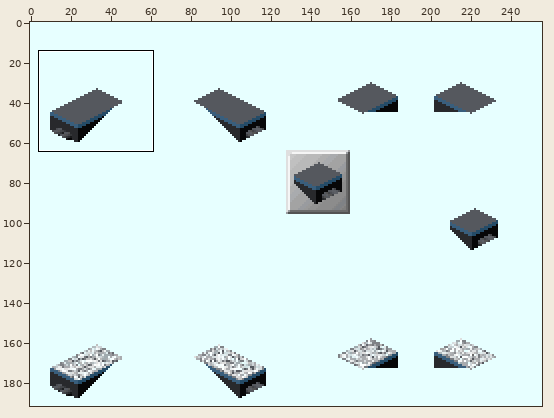
Sprite sheet: pak64.scifi_Quellen/way/power/stromtunnel.png. The first picture is a wide view before the edit; the outline marks the close-up.
Close-up. First the earlier version:
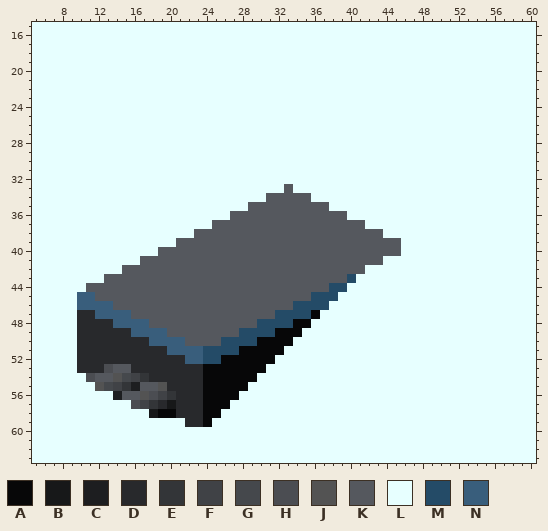
The file is 256x192 pixels. Colours within 5 levels of each other are drawn and written as one. Shown: x 5..60, y 15..63. The commit also changed other parts of the picture, which this record leaves out.
Palette (. is transparent): A #070708  B #171819  C #1d1e20  D #28292c  E #333538  F #404246  G #45484c  H #4b4d52  J #535353  K #55585e  L #e7ffff  M #244b67  N #395e7c
Pixels before (only the part around the change), first column x 5:
18 LLLLLLLLLLLLLLLLLLLLLLLLLLLLLLLLLLLLLLLLLLLLLLLLLLLLLLLL
19 LLLLLLLLLLLLLLLLLLLLLLLLLLLLLLLLLLLLLLLLLLLLLLLLLLLLLLLL
20 LLLLLLLLLLLLLLLLLLLLLLLLLLLLLLLLLLLLLLLLLLLLLLLLLLLLLLLL
21 LLLLLLLLLLLLLLLLLLLLLLLLLLLLLLLLLLLLLLLLLLLLLLLLLLLLLLLL
22 LLLLLLLLLLLLLLLLLLLLLLLLLLLLLLLLLLLLLLLLLLLLLLLLLLLLLLLL
23 LLLLLLLLLLLLLLLLLLLLLLLLLLLLLLLLLLLLLLLLLLLLLLLLLLLLLLLL
24 LLLLLLLLLLLLLLLLLLLLLLLLLLLLLLLLLLLLLLLLLLLLLLLLLLLLLLLL
25 LLLLLLLLLLLLLLLLLLLLLLLLLLLLLLLLLLLLLLLLLLLLLLLLLLLLLLLL
26 LLLLLLLLLLLLLLLLLLLLLLLLLLLLLLLLLLLLLLLLLLLLLLLLLLLLLLLL
27 LLLLLLLLLLLLLLLLLLLLLLLLLLLLLLLLLLLLLLLLLLLLLLLLLLLLLLLL
28 LLLLLLLLLLLLLLLLLLLLLLLLLLLLLLLLLLLLLLLLLLLLLLLLLLLLLLLL
29 LLLLLLLLLLLLLLLLLLLLLLLLLLLLLLLLLLLLLLLLLLLLLLLLLLLLLLLL
30 LLLLLLLLLLLLLLLLLLLLLLLLLLLLLLLLLLLLLLLLLLLLLLLLLLLLLLLL
31 LLLLLLLLLLLLLLLLLLLLLLLLLLLLLLLLLLLLLLLLLLLLLLLLLLLLLLLL
32 LLLLLLLLLLLLLLLLLLLLLLLLLLLLLLLLLLLLLLLLLLLLLLLLLLLLLLLL
33 LLLLLLLLLLLLLLLLLLLLLLLLLLLLKLLLLLLLLLLLLLLLLLLLLLLLLLLL
34 LLLLLLLLLLLLLLLLLLLLLLLLLLKKKKKLLLLLLLLLLLLLLLLLLLLLLLLL
35 LLLLLLLLLLLLLLLLLLLLLLLLKKKKKKKKKLLLLLLLLLLLLLLLLLLLLLLL
36 LLLLLLLLLLLLLLLLLLLLLLKKKKKKKKKKKKKLLLLLLLLLLLLLLLLLLLLL
37 LLLLLLLLLLLLLLLLLLLLKKKKKKKKKKKKKKKKKLLLLLLLLLLLLLLLLLLL
38 LLLLLLLLLLLLLLLLLLKKKKKKKKKKKKKKKKKKKKKLLLLLLLLLLLLLLLLL
39 LLLLLLLLLLLLLLLLKKKKKKKKKKKKKKKKKKKKKKKKKLLLLLLLLLLLLLLL
40 LLLLLLLLLLLLLLKKKKKKKKKKKKKKKKKKKKKKKKKKKLLLLLLLLLLLLLLL
41 LLLLLLLLLLLLKKKKKKKKKKKKKKKKKKKKKKKKKKKLLLLLLLLLLLLLLLLL
42 LLLLLLLLLLKKKKKKKKKKKKKKKKKKKKKKKKKKKLLLLLLLLLLLLLLLLLLL
43 LLLLLLLLKKKKKKKKKKKKKKKKKKKKKKKKKKKMLLLLLLLLLLLLLLLLLLLL
44 LLLLLLKKKKKKKKKKKKKKKKKKKKKKKKKKKMMLLLLLLLLLLLLLLLLLLLLL
45 LLLLLNNKKKKKKKKKKKKKKKKKKKKKKKKMMMLLLLLLLLLLLLLLLLLLLLLL
46 LLLLLNNNNKKKKKKKKKKKKKKKKKKKKMMMMLLLLLLLLLLLLLLLLLLLLLLL
47 LLLLLDDNNNNKKKKKKKKKKKKKKKKMMMMALLLLLLLLLLLLLLLLLLLLLLLL
48 LLLLLDDDDNNNNKKKKKKKKKKKKMMMMAALLLLLLLLLLLLLLLLLLLLLLLLL
49 LLLLLDDDDDDNNNNKKKKKKKKMMMMAAALLLLLLLLLLLLLLLLLLLLLLLLLL
50 LLLLLDDDDDDDDNNNNKKKKMMMMAAAALLLLLLLLLLLLLLLLLLLLLLLLLLL
51 LLLLLDDDDDDDDDDNNNNMMMMAAAAALLLLLLLLLLLLLLLLLLLLLLLLLLLL
52 LLLLLDDDDDDDDDDDDNNMMAAAAAALLLLLLLLLLLLLLLLLLLLLLLLLLLLL
53 LLLLLDDDHKKDDDDDDDDAAAAAAALLLLLLLLLLLLLLLLLLLLLLLLLLLLLL
54 LLLLLLHKKJGFEDDDDDDAAAAAALLLLLLLLLLLLLLLLLLLLLLLLLLLLLLL
55 LLLLLLLJGFECKKJDDDDAAAAALLLLLLLLLLLLLLLLLLLLLLLLLLLLLLLL
56 LLLLLLLLLCKKJHFEDDDAAAALLLLLLLLLLLLLLLLLLLLLLLLLLLLLLLLL
57 LLLLLLLLLLLHFEDBDDDAAALLLLLLLLLLLLLLLLLLLLLLLLLLLLLLLLLL
58 LLLLLLLLLLLLLBAADDDAALLLLLLLLLLLLLLLLLLLLLLLLLLLLLLLLLLL
59 LLLLLLLLLLLLLLLLLDDALLLLLLLLLLLLLLLLLLLLLLLLLLLLLLLLLLLL
60 LLLLLLLLLLLLLLLLLLLLLLLLLLLLLLLLLLLLLLLLLLLLLLLLLLLLLLLL
61 LLLLLLLLLLLLLLLLLLLLLLLLLLLLLLLLLLLLLLLLLLLLLLLLLLLLLLLL
62 LLLLLLLLLLLLLLLLLLLLLLLLLLLLLLLLLLLLLLLLLLLLLLLLLLLLLLLL
63 LLLLLLLLLLLLLLLLLLLLLLLLLLLLLLLLLLLLLLLLLLLLLLLLLLLLLLLL
The result:
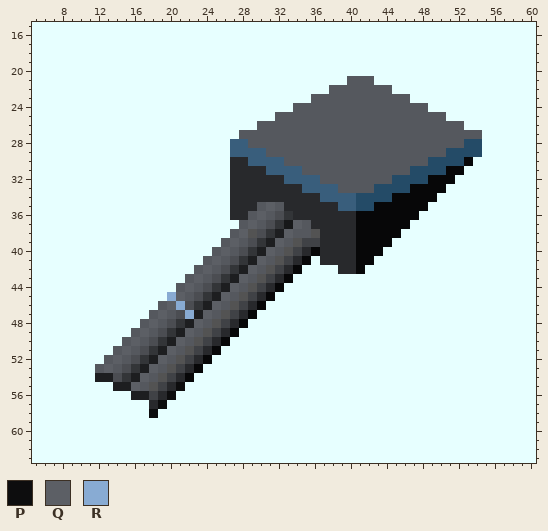
Colours new in this view: P #0d0d0e  Q #5c5f65  R #88abd3
Edits made:
Changed rows in their new state; - is an unchanged pixel.
first column x 10:
21 ------------------------------KKK------------
22 ----------------------------KKKKKKK----------
23 --------------------------KKKKKKKKKKK--------
24 ------------------------KKKKKKKKKKKKKKK------
25 ----------------------KKKKKKKKKKKKKKKKKKK----
26 --------------------KKKKKKKKKKKKKKKKKKKKKKK--
27 ------------------KKKKKKKKKKKKKKKKKKKKKKKKKKK
28 -----------------NNKKKKKKKKKKKKKKKKKKKKKKKKMM
29 -----------------NNNNKKKKKKKKKKKKKKKKKKKKMMMM
30 -----------------DDNNNNKKKKKKKKKKKKKKKKMMMMA-
31 -----------------DDDDNNNNKKKKKKKKKKKKMMMMAA--
32 -----------------DDDDDDNNNNKKKKKKKKMMMMAAA---
33 -----------------DDDDDDDDNNNNKKKKMMMMAAAA----
34 -----------------DDDDDDDDDDNNNNMMMMAAAAA-----
35 -----------------DDD-Q-DDDDDDNNMMAAAAAA------
36 -----------------DD-Q-HEDDDDDDDAAAAAAA-------
37 ---------------LLL-Q-HEBQ-DDDDDAAAAAA--------
38 -------------LLLL-QJHECQ--JDDDDAAAAA---------
39 -----------LLLLL-Q-HECQ-JFFDDDDAAAAL---------
40 ---------LLLLLL-Q-HECQ-JFDADDDDAAALL---------
41 -------LLLLLLL-Q-HECQ-JFDALDDDDAAL-----------
42 -----LLLLLLLL-Q-HECQ-JFDALLLLDDA-------------
43 ---LLLLLLLLL-Q-HECQ-JFDALLLLLLL--------------
44 -LLLLLLLLLL-Q-HECQ-JFDALLLLLLL---------------
45 LLLLLLLLLLRQ-HECQ-JFDALLLLLLL----------------
46 LLLLLLLLL-QRHECQ-JFDALLLLLLL-----------------
47 LLLLLLLL-Q-HRCQ-JFDALLLLLLL------------------
48 LLLLLLLKQ-HECQ-JFDALLLLLLL-------------------
49 LLLLLLKQKHECQ-JFDALLLLLLL--------------------
50 LLLLLKQKHECQ-JFDALLLLLLL---------------------
51 LLLLKQKHECQKJFDALLLLLLL----------------------
52 LLLKQKHECQKJFDALLLLLLL-----------------------
53 LLKQ-HECQKJF-ALLLLLLL------------------------
54 -LCCHECQKJF-ALLLLLLL-------------------------
55 --LLCCQ-JF-PLLLLLLL--------------------------
56 ----LLCCFDPLLLLLLL---------------------------
57 ------LLDPLLLLLLL----------------------------
58 --------PLLLLLLL-----------------------------
59 ------------LLL------------------------------
